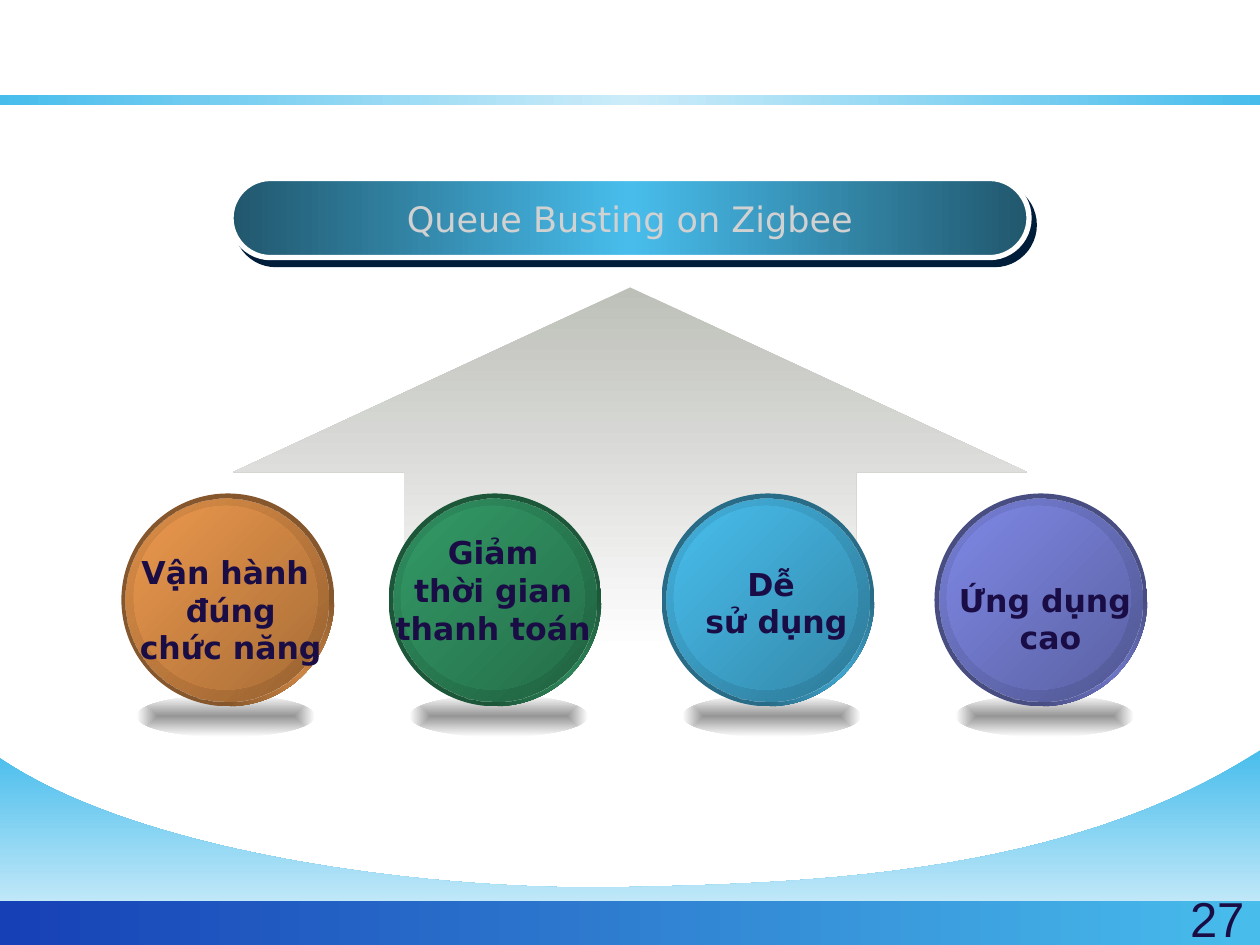
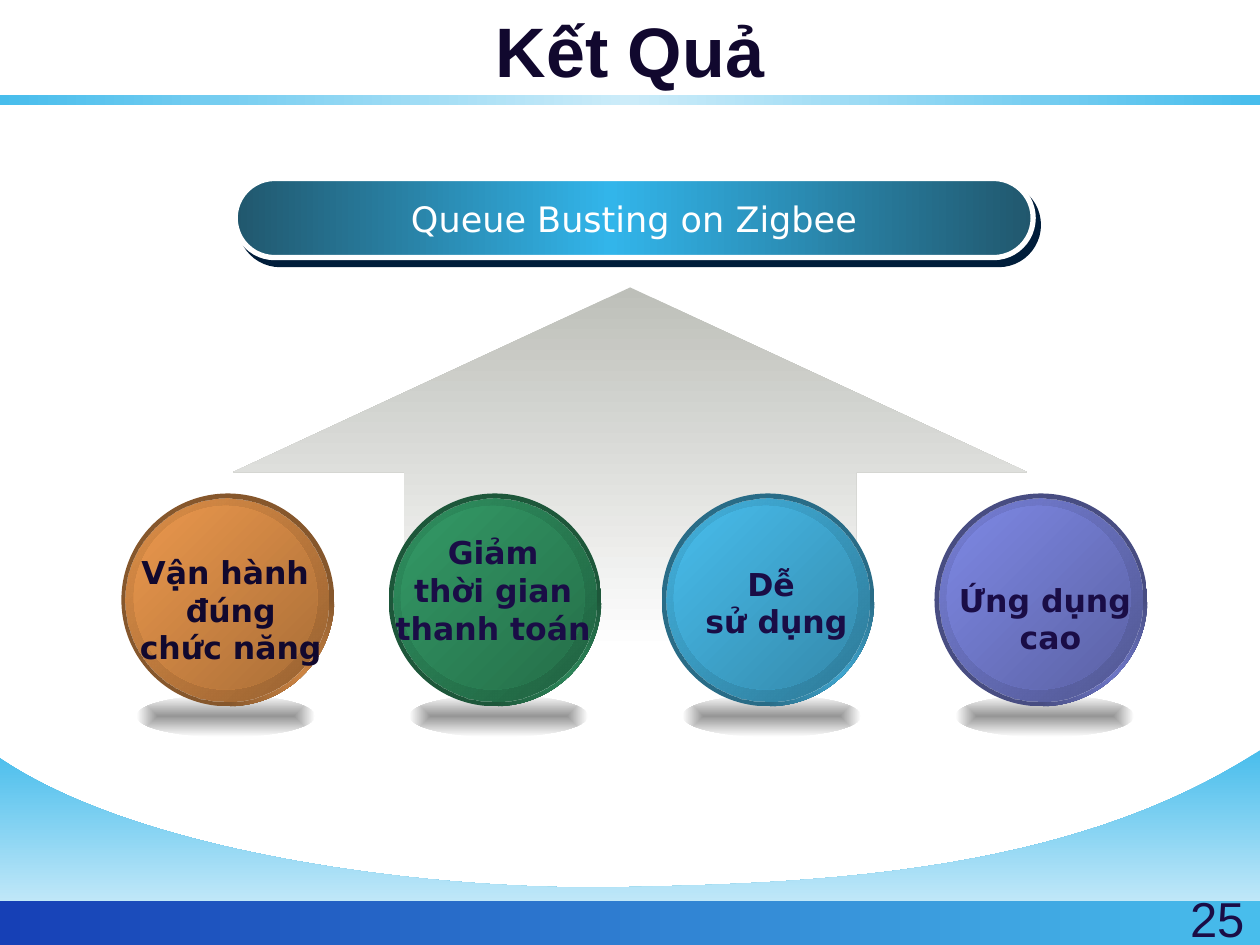
Before and after one commit to golf2109/zigbee-in-supermaket, a slide deck: slide 25 of docs/Report/Queue-Busting.pptx (slide 27 before the commit). Drawn at 1260x945 pixels with LibreOffice and Linux fonts; fonts in the diff are those of the drawing; background and template pictures are left out. Boxes give left, top, right and bottom in pixels: in the first picture for what was removed or moved away, otherwise in the second. Text is boxed around its words. In the diff, an @@ line names an element or a change of style, - is before the commit and + after.

Commit message:
Modified colors

```diff
--- a/docs/Report/Queue-Busting.pptx
+++ b/docs/Report/Queue-Busting.pptx
@@ title "Kết Quả" at (496, 23, 764, 90): text colour #FFFFFF to #12082E @@
@@ rounded rectangle "Queue Busting on Zigbee": place and size @@
-rounded rectangle "Queue Busting on Zigbee" at (231, 179, 1028, 258)
+rounded rectangle "Queue Busting on Zigbee" at (236, 179, 1033, 258)
@@ rounded rectangle "Queue Busting on Zigbee" at (236, 179, 1033, 258): text colour #D1D1D1 to #FFFFFF; fill gradient #3487A9 to #48BDEC to gradient #3487A9 to #32B5EA @@
@@ text "Vận hành" at (140, 559, 322, 667): text colour #1A0D46 to #12082E @@
@@ page number at (1190, 898, 1244, 938): text changed @@
-27
+25
```
Also in this commit, not shown: 36 other slides changed, 2 slides removed.
